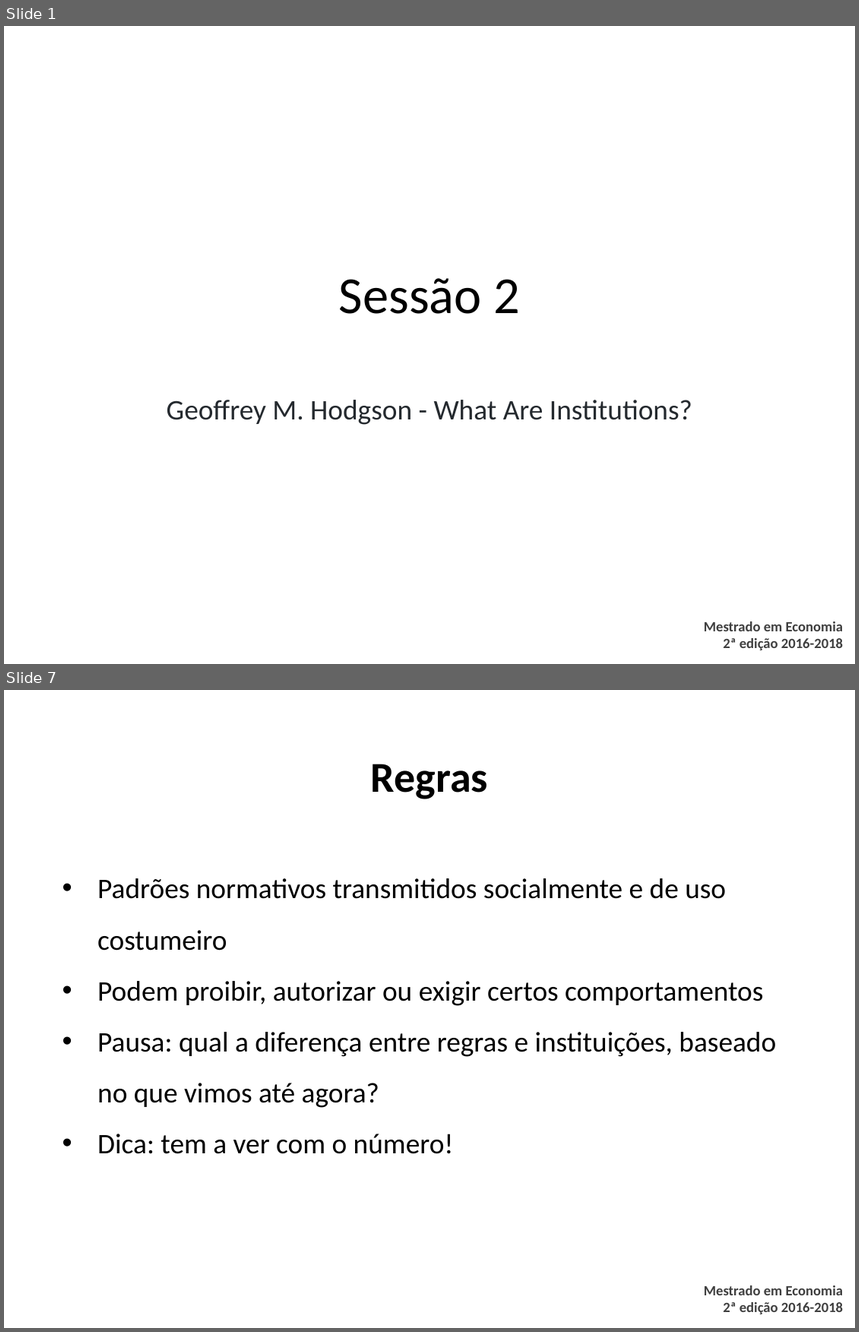
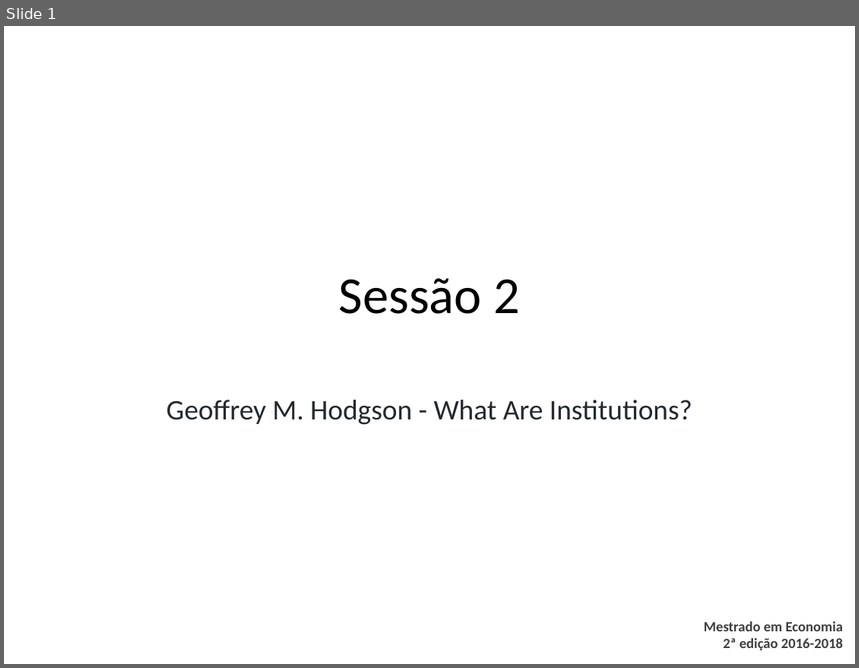
Before and after one commit to danilofreire/omma, a slide deck: sessoes-01-02/sessao-02.pptx. Shown one above the other, each under a label of ours: slides 1 and 7 before the commit, slide 1 after it; the slides between them are not shown. The pictures are 859x1332 and 859x668 pixels, drawn with LibreOffice and Linux fonts; fonts in the diff are those of the drawing; background and template pictures are left out. Boxes give left, top, right and bottom in pixels: in the first picture for what was removed or moved away, otherwise in the second. Text is boxed around its words. In the diff, an @@ line names an element or a change of style, - is before the commit and + after.

```diff
--- a/sessoes-01-02/sessao-02.pptx
+++ b/sessoes-01-02/sessao-02.pptx
@@ slide 7 removed at box(4, 690, 855, 1328), background #FFFFFF; not listed: 1 template element that a slide beside it also shows @@
@@ title removed at box(371, 764, 488, 799) @@
-Regras
@@ text removed at box(97, 878, 776, 1154) @@
-• Padrões normativos transmitidos socialmente e de uso costumeiro
-• Podem proibir, autorizar ou exigir certos comportamentos
-• Pausa: qual a diferença entre regras e instituições, baseado no que vimos até agora?
-• Dica: tem a ver com o número!
```
Also in this commit, not shown: 16 slides changed, 3 other slides removed, 17 other files.
